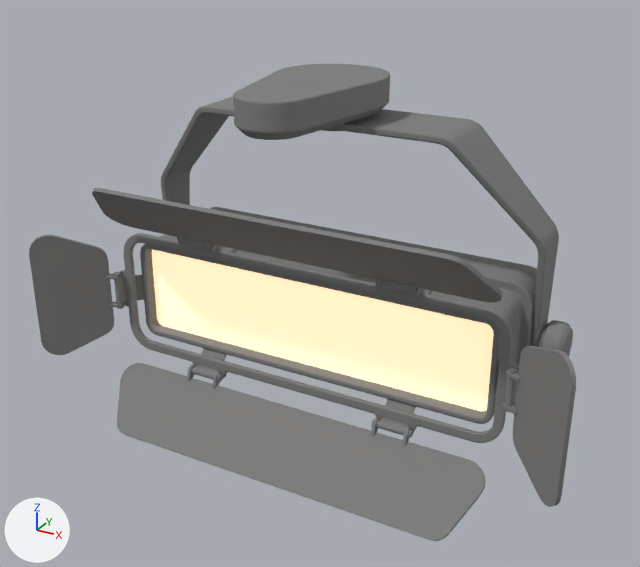
Before and after pictures for a commit that changed the FBX model Sources/Export/SpotLight1.fbx.
Camera for both pictures: a 50 mm lens placed at (0.434, -0.817, 2.868), pointed at (0.01, -0.046, 2.482). The lights are fixed; the arrows at lower left show +X, +Y and +Z. Where no turn or scale is listed for an object, it has been applied to the vertices.

In view in the first picture: 'SM_SpotLight1_01', 'SM_SpotLight1_Base_01'.
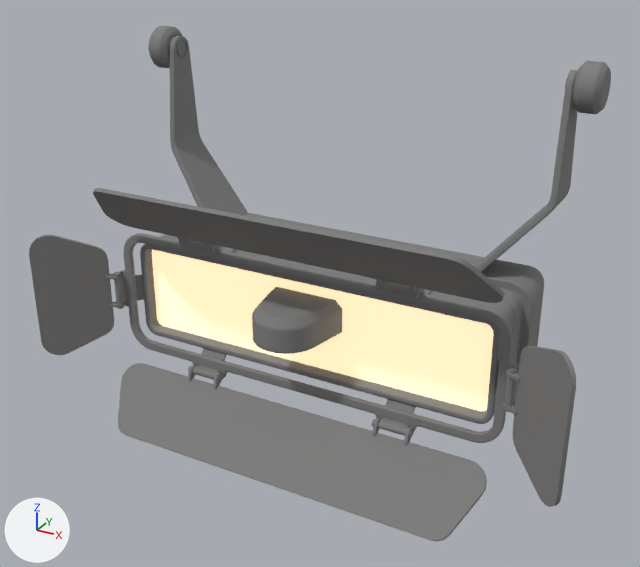
The newer file is also turned or shifted as a whole; pictures and numbers use the older file's frame.

The change, as JSON lines over the scene's bpy script:
```json
{"op": "set", "path": "ob_sm_spotlight1_base_01.location", "old": "(0.0, 0.0, 2.7)", "new": "(0.0, 0.024, 2.437)"}
{"op": "set", "path": "ob_sm_spotlight1_base_01.rotation_euler", "old": "(0.0, 0.0, 3.142)", "new": "(3.142, 0.0, 0.0)", "note": "degrees (0, 0, 180) -> degrees (180, 0, 0)"}
```

What differs and where, as boxes (x1, y1, x2, y2) in the pictures (640 x 567 px):
```json
{"object": "SM_SpotLight1_Base_01", "change": "moved, turned", "before": [161, 64, 573, 357], "after": [148, 26, 611, 354]}
```
